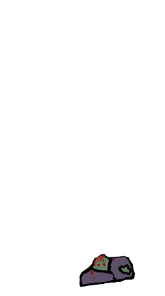
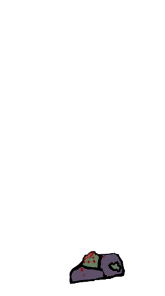
The second 165x296 image is a revision of the first. Changes to its layers:
painted on "ZombieHatBody" over [69,250,136,288]
